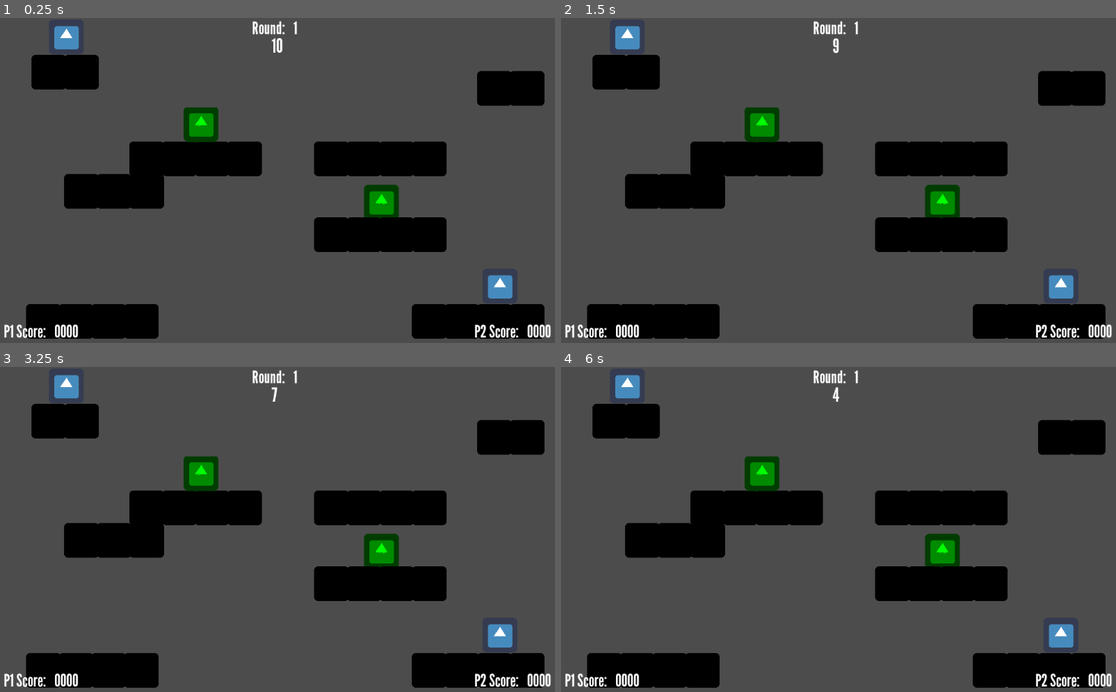
Above: before the commit, frames 1-4 (two rows, left to right).
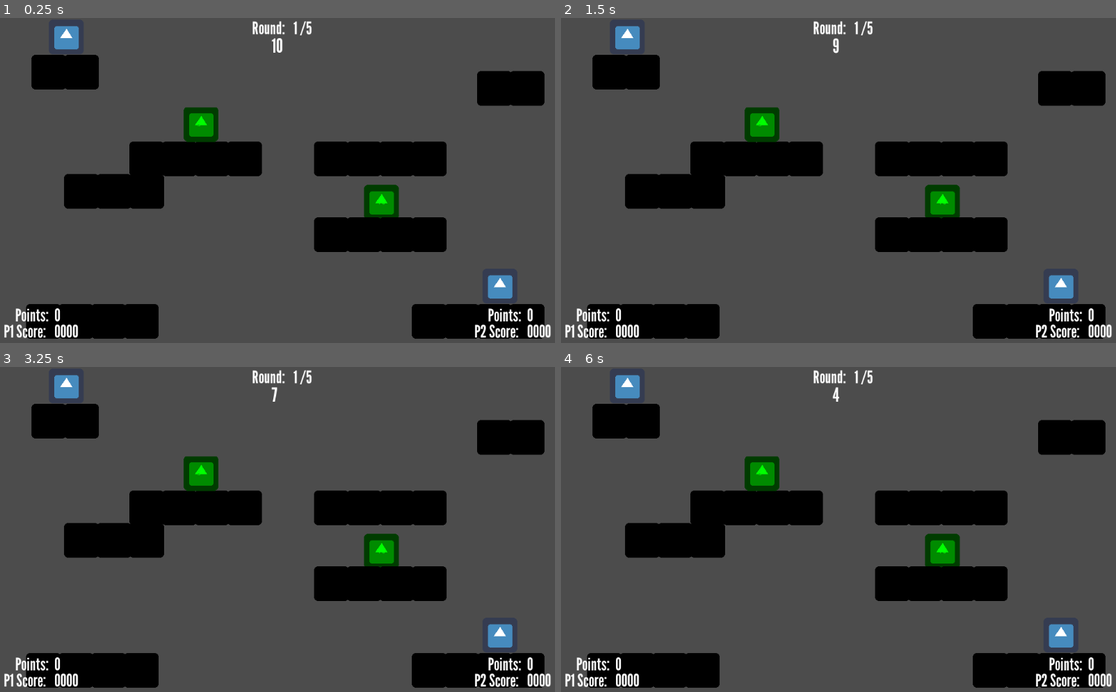
Above: after the commit, the same moments.

Repository: TKlintworth/CryptidJam2019
Game: Godot game, scene res://Level.tscn
Two runs of this game, one before a commit and one after it. Both use one fixed random seed, a clock stepped at 60 frames per second and the inputs below. The engine's default icon, where the game draws it, is replaced by a stand-in: a white triangle on a blue panel in a dark square.
Inputs:
- Up to frame 1 (0.25 s): no input
- Up to frame 2 (1.5 s): tap Enter at 0.5 s; tap Space at 1.25 s
- Up to frame 3 (3.25 s): tap Enter at 2 s; tap Space at 2.75 s
- Up to frame 4 (6 s): tap Enter at 3.5 s; tap Space at 5.75 s

The runs differ from the first frame. In frame 1, 0.4% of the frame differs, in the area x 2-97%, y 0-94%; in frame 2, 0.4%; in frame 3, 0.4%; in frame 4, 0.4%.

Commit message:
points added to GUI

Diff:
--- a/GUI.tscn
+++ b/GUI.tscn
@@ -40,3 +40,19 @@
 script = ExtResource( 3 )
 
 [node name="Timer" type="Timer" parent="TimeLabel"]
+
+[node name="Player1Points" parent="." instance=ExtResource( 1 )]
+margin_left = -10.0
+margin_top = 530.0
+margin_right = 90.0
+margin_bottom = 570.0
+text = "Points:"
+paddingLength = 1
+
+[node name="Player2Points" parent="." instance=ExtResource( 1 )]
+margin_left = 860.0
+margin_top = 530.0
+margin_right = 960.0
+margin_bottom = 570.0
+text = "Points:"
+paddingLength = 1
--- a/GameManager.gd
+++ b/GameManager.gd
@@ -32,8 +32,10 @@
 func resolve_round():
 	if PlayerVariables.player1Points > PlayerVariables.player2Points:
 		PlayerVariables.player1Score += 1
-	if PlayerVariables.player2Score > PlayerVariables.player1Points:
+		current_scene.get_node("GUI/Player1Points").adjust(1)
+	if PlayerVariables.player2Points > PlayerVariables.player1Points:
 		PlayerVariables.player2Score += 1
+		current_scene.get_node("GUI/Player2Points").adjust(1)
 
 	#All this could go in a resetLevel function or something
 	#Reset control points here (calls function to set owner names to "Nobody" and set new random score value)
@@ -66,7 +68,7 @@
 		print("Current round: ", currentRound)
 	if PlayerVariables.player2Score > PlayerVariables.player1Score:
 		gameEnd("Player2")
-	if PlayerVariables.player1Score > PlayerVariables.player2Score:
+	elif PlayerVariables.player1Score > PlayerVariables.player2Score:
 		gameEnd("Player1")
 	else:
 		gameEnd("Draw")
--- a/Player1Score.gd
+++ b/Player1Score.gd
@@ -3,6 +3,7 @@
 export (int) var paddingLength = 8
 
 var value = 0
+var rounds = GameManager.rounds
 
 func _ready():
 	update()
@@ -16,4 +17,8 @@
 	update()
 
 func update():
-	$Value.text = ("%0*d" % [paddingLength, value])
+	# Show total amount of rounds
+	if self.name == "Round":
+		$Value.text = ("%0*d /%d" % [paddingLength, value, rounds])
+	else:
+		$Value.text = ("%0*d" % [paddingLength, value])
